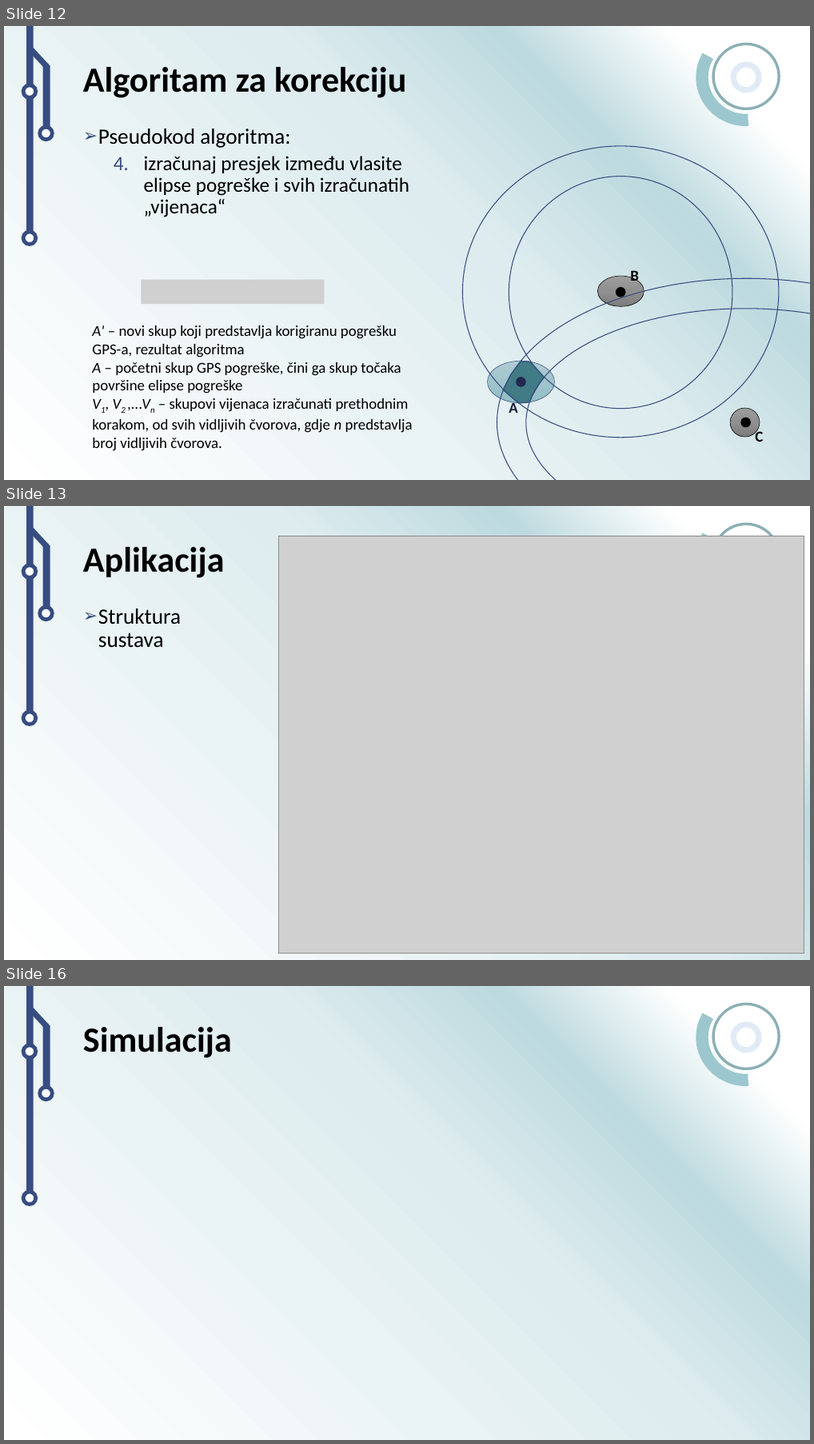
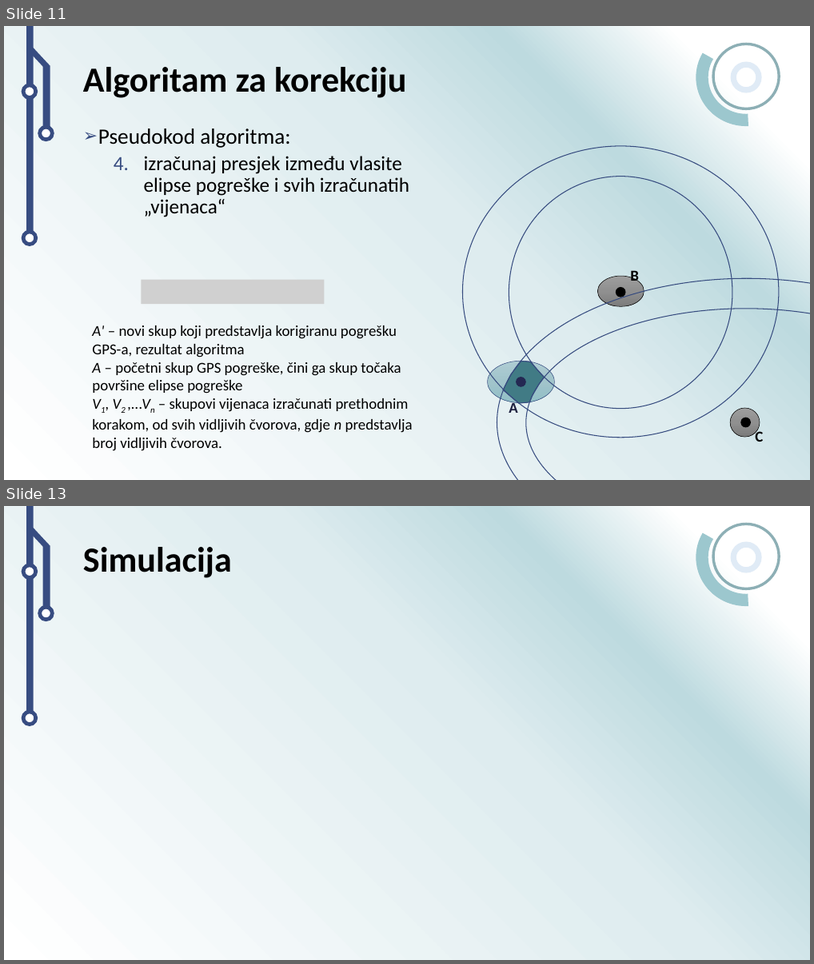
Before and after one commit to Acerinth/MaliDronovi, a slide deck: Prezentacija/Simulacija pozicioniranja autonomnih letjelica u prostoru.pptx. Shown one above the other, each under a label of ours: slides 12, 13 and 16 before the commit, slides 11 and 13 after it; the slides between them are not shown. The pictures are 814x1444 and 814x964 pixels, drawn with LibreOffice and Linux fonts; fonts in the diff are those of the drawing; grey boxes stand for pictures; background and template pictures are left out. Boxes give left, top, right and bottom in pixels: in the first picture for what was removed or moved away, otherwise in the second. Text is boxed around its words. In the diff, an @@ line names an element or a change of style, - is before the commit and + after.

```diff
--- a/Prezentacija/Simulacija pozicioniranja autonomnih letjelica u prostoru.pptx
+++ b/Prezentacija/Simulacija pozicioniranja autonomnih letjelica u prostoru.pptx
@@ slide 13 removed at <box>4,506,810,960</box>, background gradient #FFFFFF to #BDDADF to #DEECEF; not listed: 8 template elements that a slide beside it also shows @@
@@ title removed at <box>83,547,225,578</box> @@
-Aplikacija
@@ picture removed at <box>279,536,805,953</box> @@
@@ text removed at <box>98,608,181,648</box> @@
-➢ Struktura
-  sustava
@@ what was slide 12 is now slide 11 @@
@@ what was slide 16 is now slide 13 @@
```
Also in this commit, not shown: 5 slides changed, 3 slides added, 3 other slides removed.
